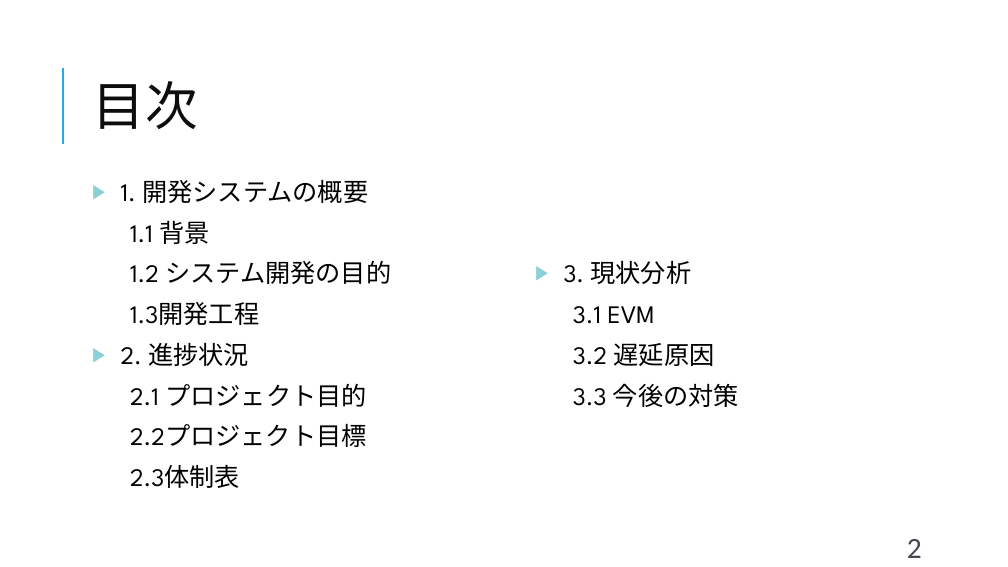
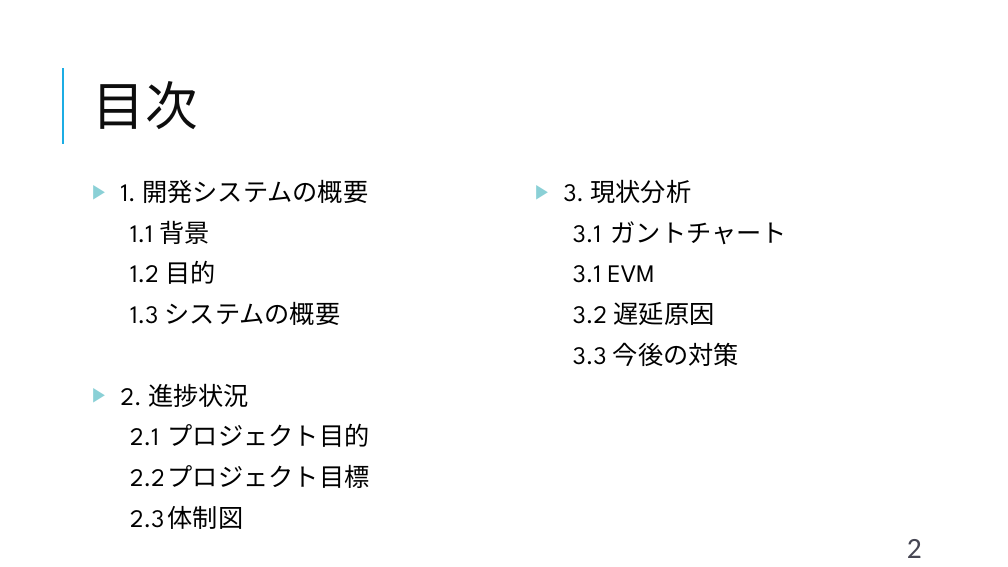
Before and after one commit to shimoda-a/pmpractice, a slide deck: slide 2 of yabuki-a/PM演習矢吹a/PM演習_中間報告_矢吹研A班.pptx. Drawn at 1008x567 pixels with LibreOffice and Linux fonts; fonts in the diff are those of the drawing. Boxes give left, top, right and bottom in pixels: in the first picture for what was removed or moved away, otherwise in the second. Text is boxed around its words. In the diff, an @@ line names an element or a change of style, - is before the commit and + after.

```diff
--- a/yabuki-a/PM演習矢吹a/PM演習_中間報告_矢吹研A班.pptx
+++ b/yabuki-a/PM演習矢吹a/PM演習_中間報告_矢吹研A班.pptx
@@ text at <box>573,221,787,244</box>: paragraph added @@
+3.1 ガントチャート
@@ text at <box>130,260,341,325</box>: text changed @@
-1.2 システム開発の目的
-1.3開発工程
+1.2 目的
+1.3 システムの概要
@@ text at <box>130,464,370,529</box>: text changed @@
-2.2プロジェクト目標
-2.3体制表
+2.2 プロジェクト目標
+2.3 体制図
```
Also in this commit, not shown: 10 other slides changed, 2 slides added, 1 slide removed, 2 other files.
